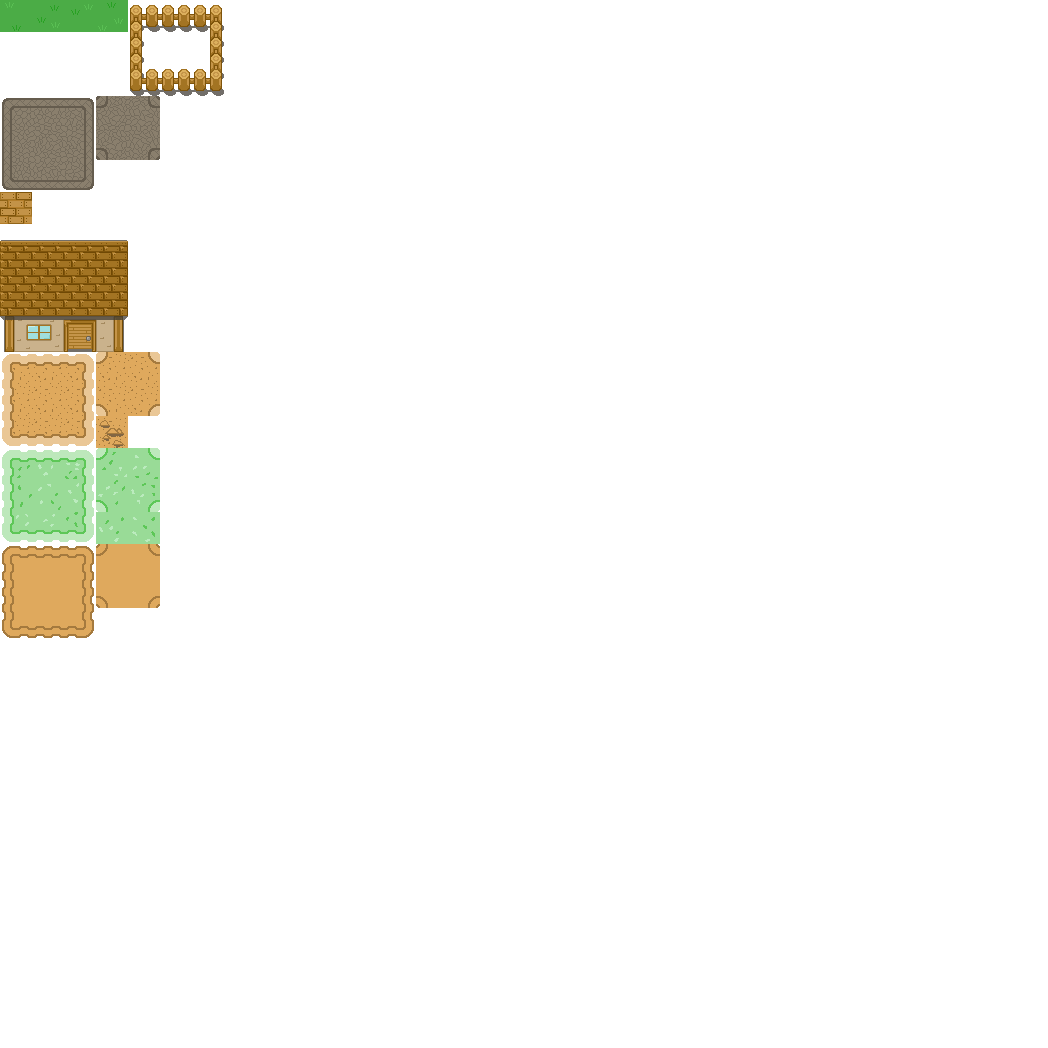
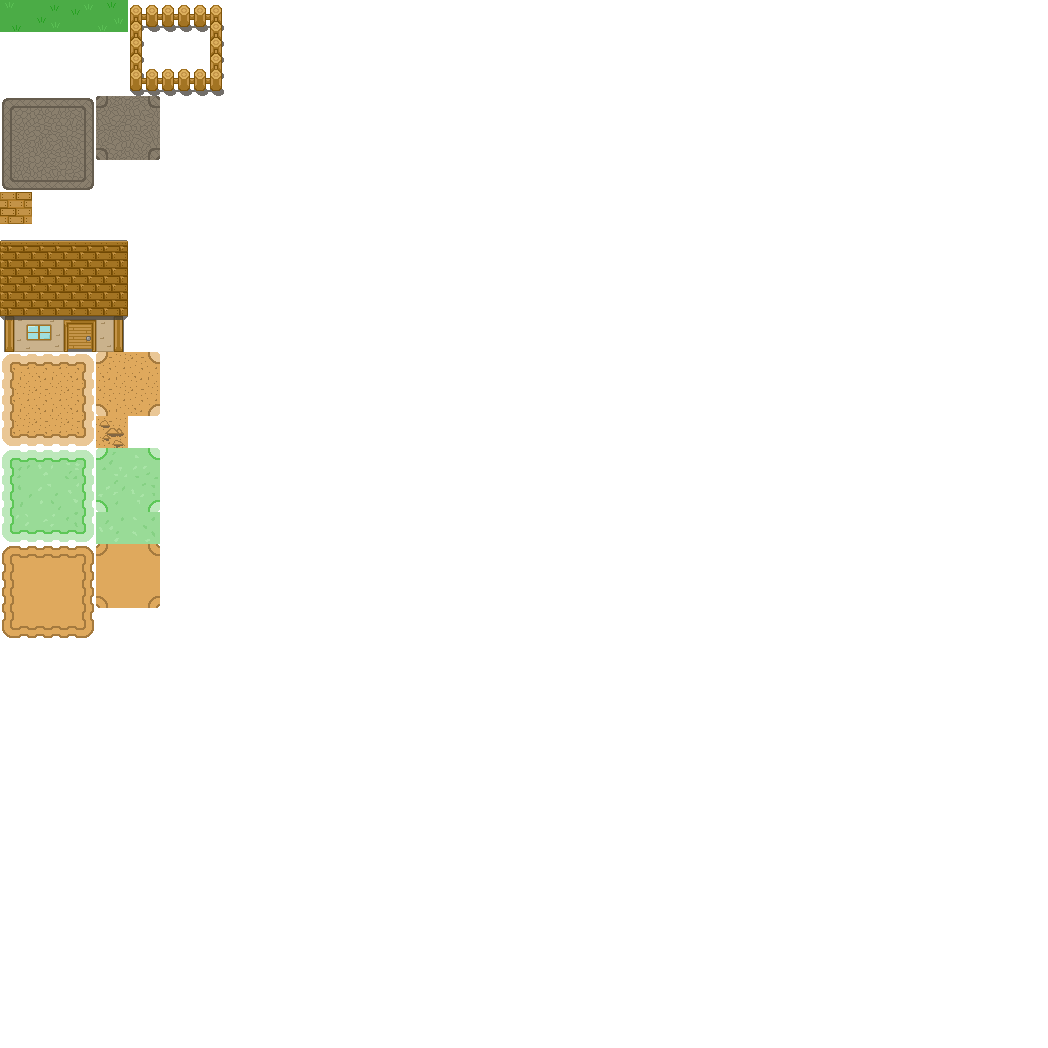
Layered file, before and after one edit (1048 x 1048). Changes by layer:
removed layer "Pasted Layer #5" over [132, 517, 155, 542]
removed layer "Pasted Layer #4" over [99, 517, 124, 542]
painted on "LighterGrass" over [16, 452, 158, 542]
